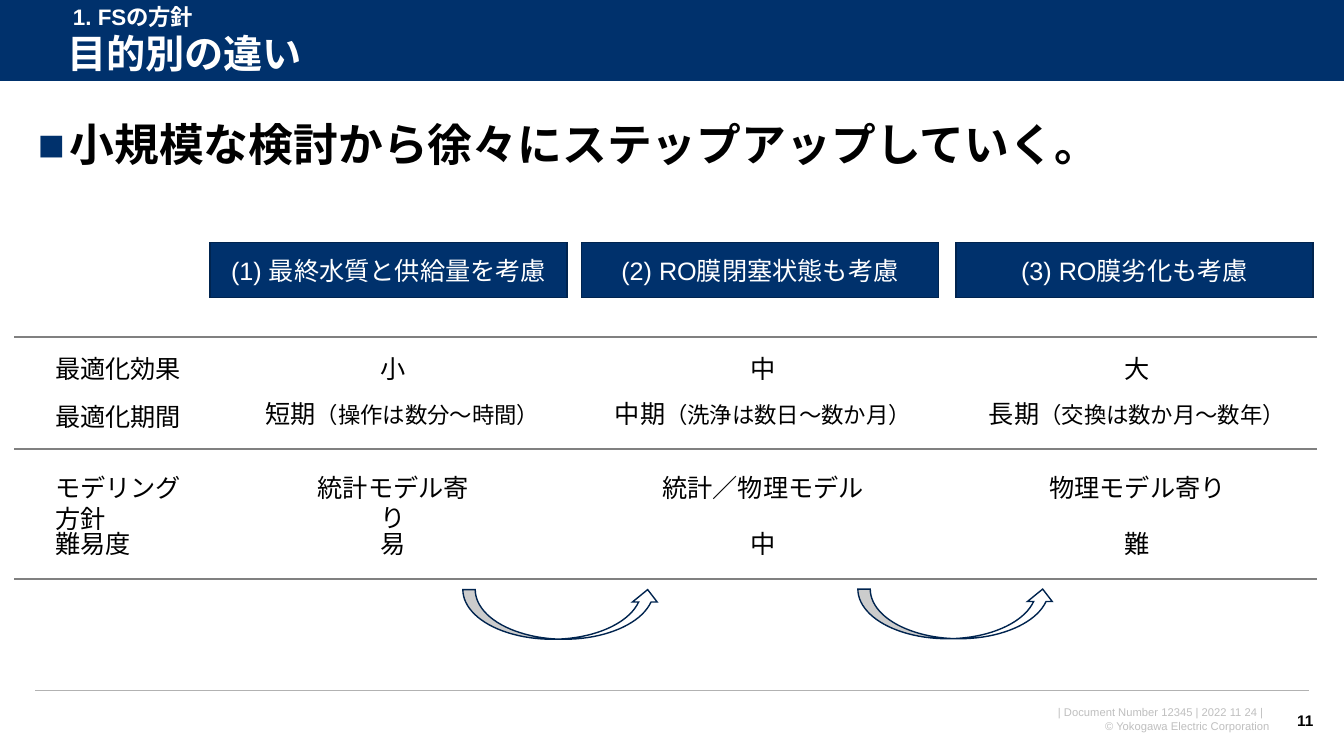
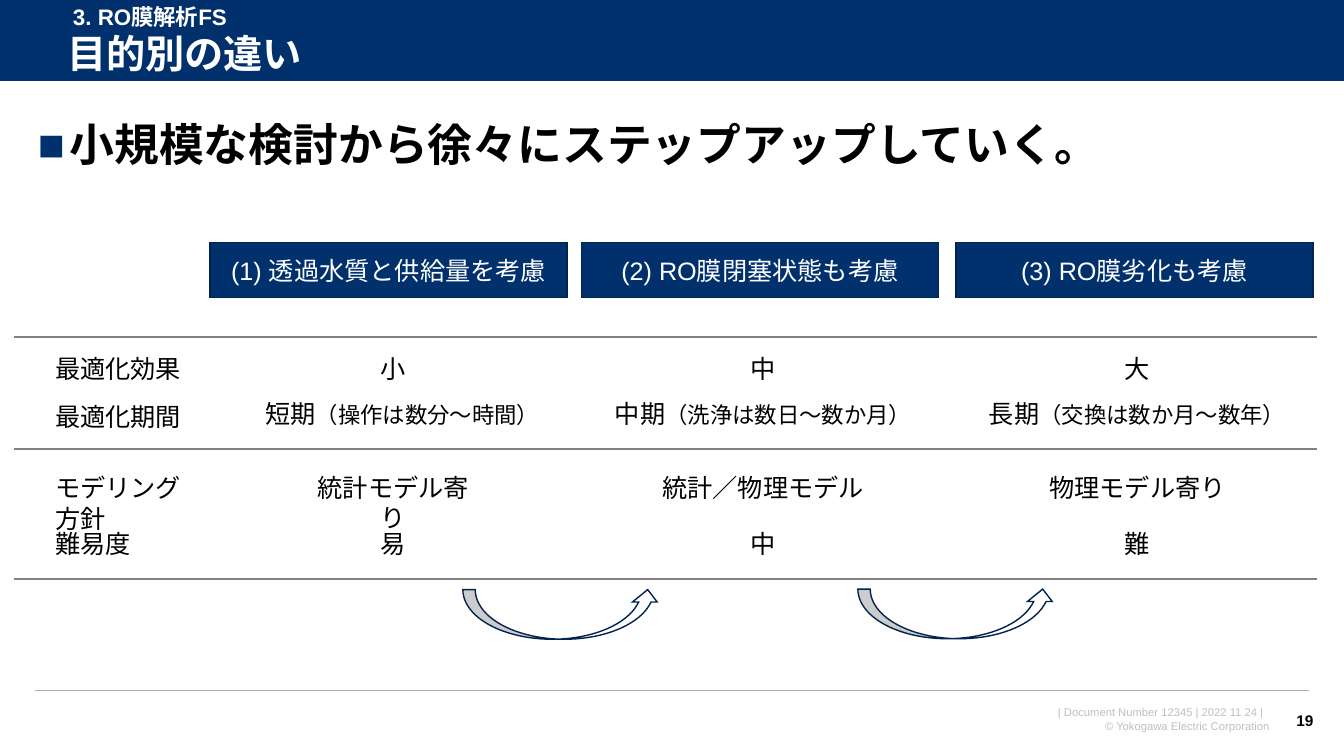
Before and after one commit to watarukumagai-git/opt, a slide deck: slide 19 of Reuse_Water/221129_米国再生水NAWI RO膜解析FS_井本さん向け説明_rev.0.pptx (slide 11 before the commit). Drawn at 1344x756 pixels with LibreOffice and Linux fonts; fonts in the diff are those of the drawing; background and template pictures are left out. Boxes give left, top, right and bottom in pixels: in the first picture for what was removed or moved away, otherwise in the second. Text is boxed around its words. In the diff, an @@ line names an element or a change of style, - is before the commit and + after.

```diff
--- a/Reuse_Water/221129_米国再生水NAWI RO膜解析FS_井本さん向け説明_rev.0.pptx
+++ b/Reuse_Water/221129_米国再生水NAWI RO膜解析FS_井本さん向け説明_rev.0.pptx
@@ text at (73, 7, 227, 27): text changed @@
-1. FSの方針
+3. RO膜解析FS
@@ text in rectangle at (231, 258, 546, 285): text changed @@
-(1) 最終水質と供給量を考慮
+(1) 透過水質と供給量を考慮
@@ page number at (1296, 715, 1313, 726): text changed @@
-11
+19
```
Also in this commit, not shown: 14 other slides changed, 7 slides added.
